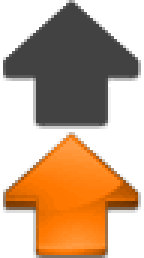
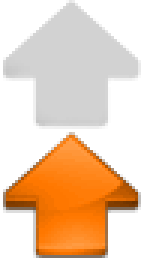
Layer changes from the first (144, 258) image to the second:
painted on "Clipboard" over box(3, 0, 141, 135)
